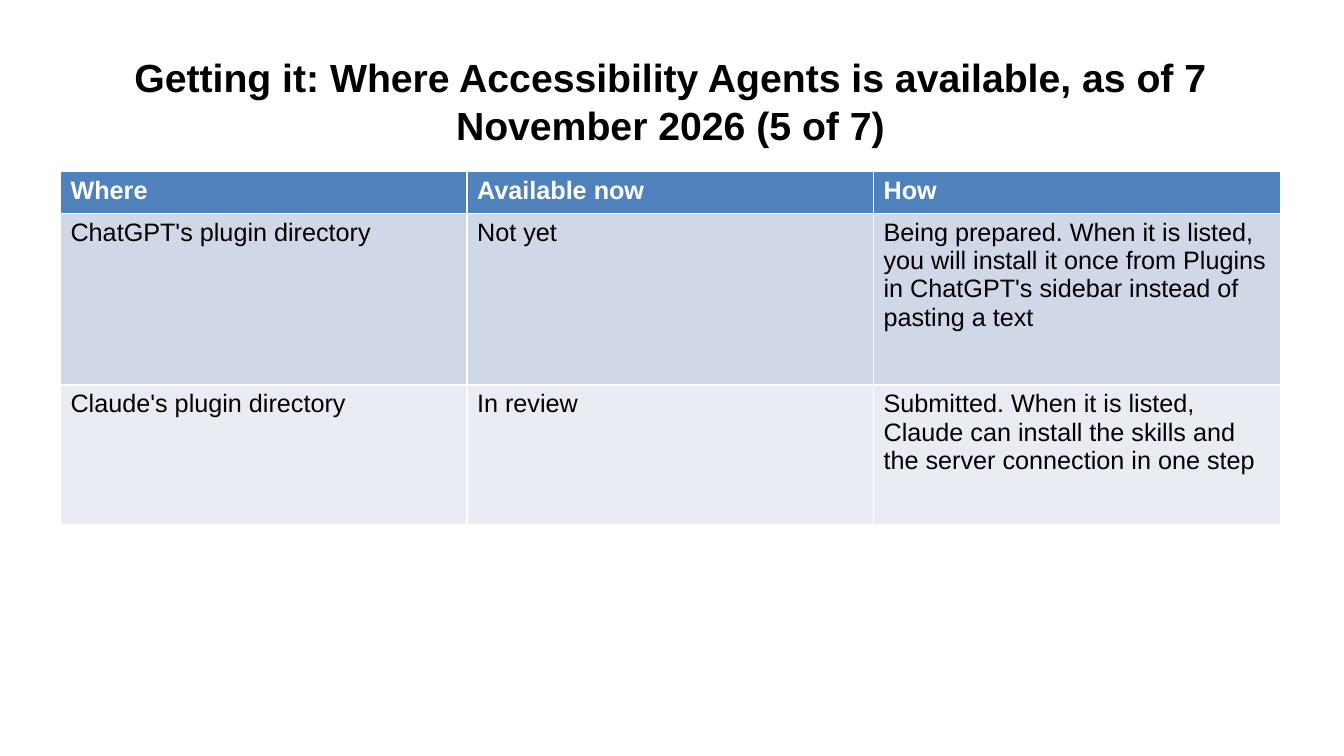
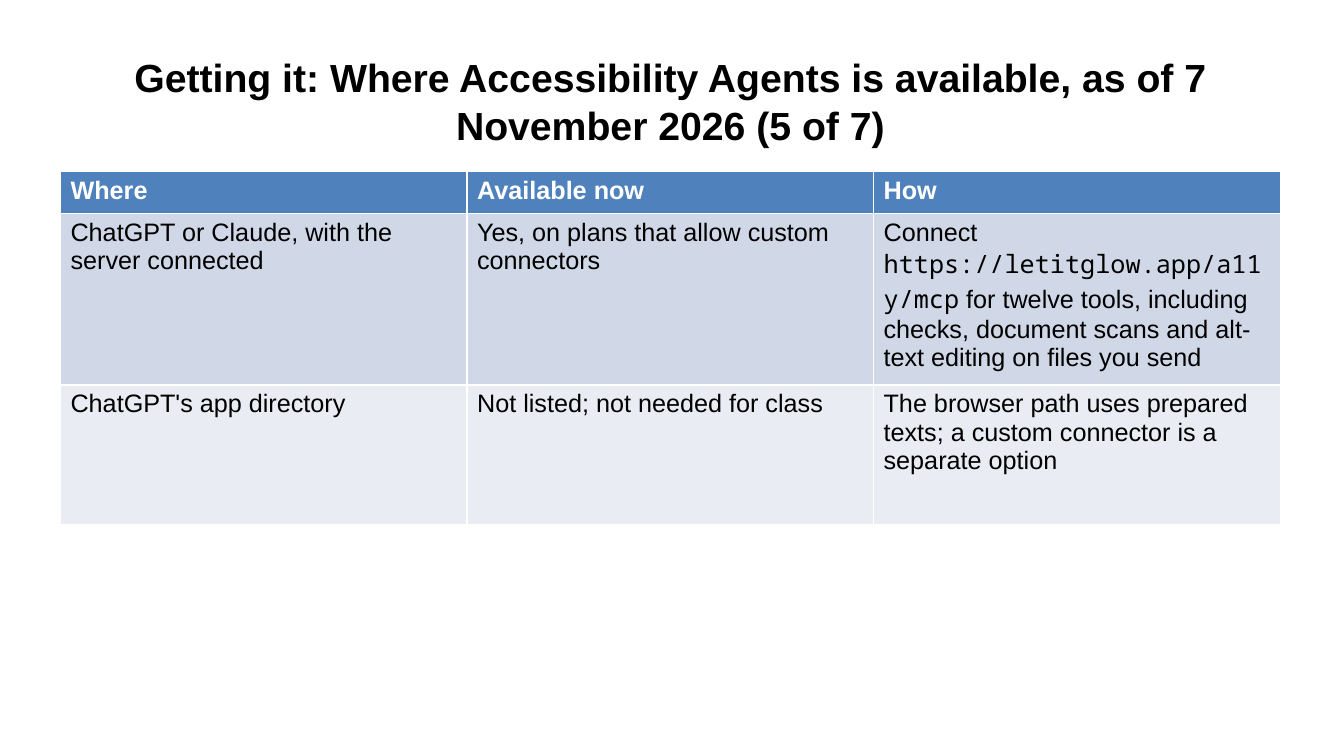
Before and after one commit to Community-Access/glow, a slide deck: slide 25 of docs/ahg-2026/kit/accessibility-agents.pptx. Drawn at 1344x756 pixels with LibreOffice and Linux fonts; fonts in the diff are those of the drawing. Boxes give left, top, right and bottom in pixels: in the first picture for what was removed or moved away, otherwise in the second. Text is boxed around its words. In the diff, an @@ line names an element or a change of style, - is before the commit and + after.

```diff
--- a/docs/ahg-2026/kit/accessibility-agents.pptx
+++ b/docs/ahg-2026/kit/accessibility-agents.pptx
@@ table at box(60, 171, 1279, 524) @@
-row 2: ChatGPT's plugin directory | Not yet | Being prepared. When it is listed, you will install it once from Plugins in ChatGPT's sidebar instead of pasting a text
+row 2: ChatGPT or Claude, with the server connected | Yes, on plans that allow custom connectors | Connect https://letitglow.app/a11y/mcp for twelve tools, including checks, document scans and alt-text editing on files you send
-row 3: Claude's plugin directory | In review | Submitted. When it is listed, Claude can install the skills and the server connection in one step
+row 3: ChatGPT's app directory | Not listed; not needed for class | The browser path uses prepared texts; a custom connector is a separate option
```
Also in this commit, not shown: 9 other slides changed, 1 slide added, 1 slide removed, 18 other files.
